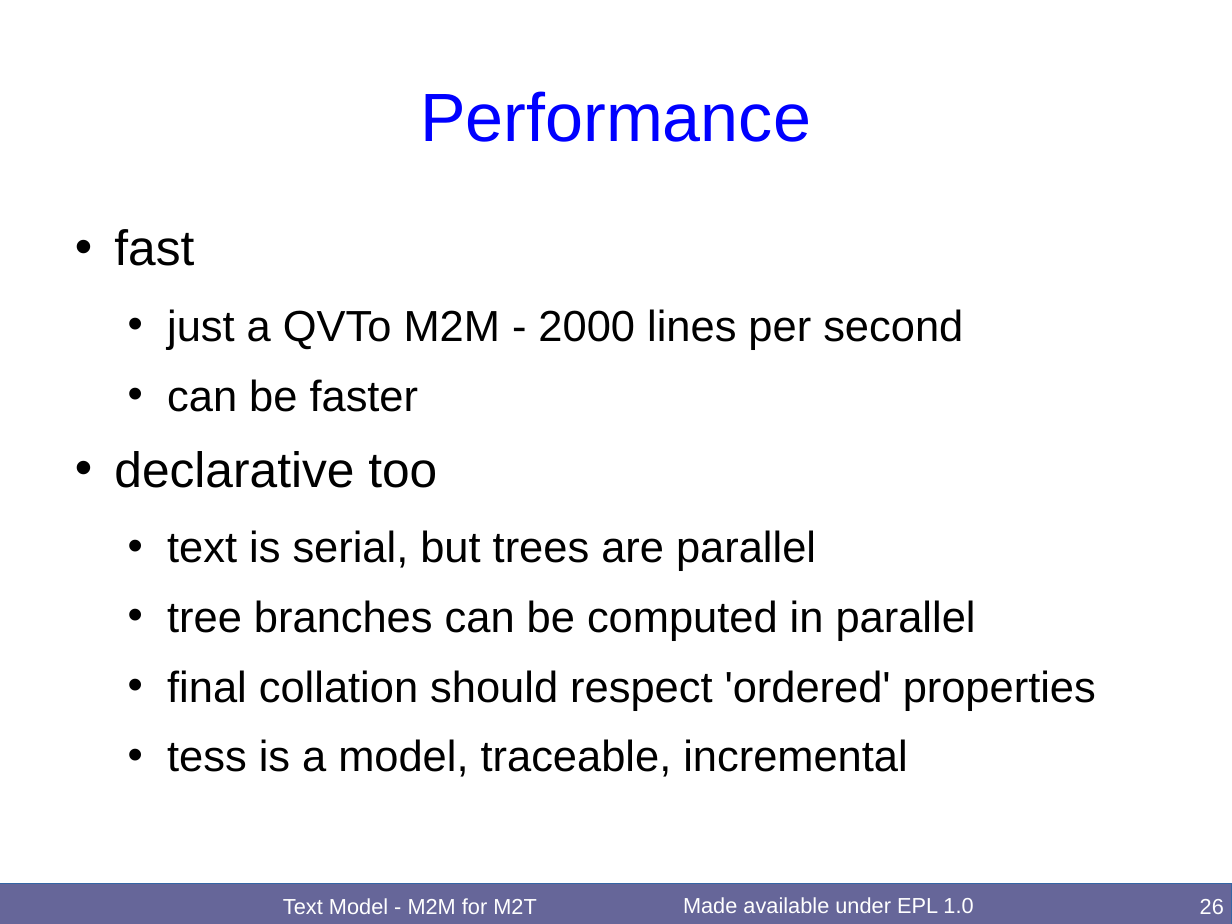
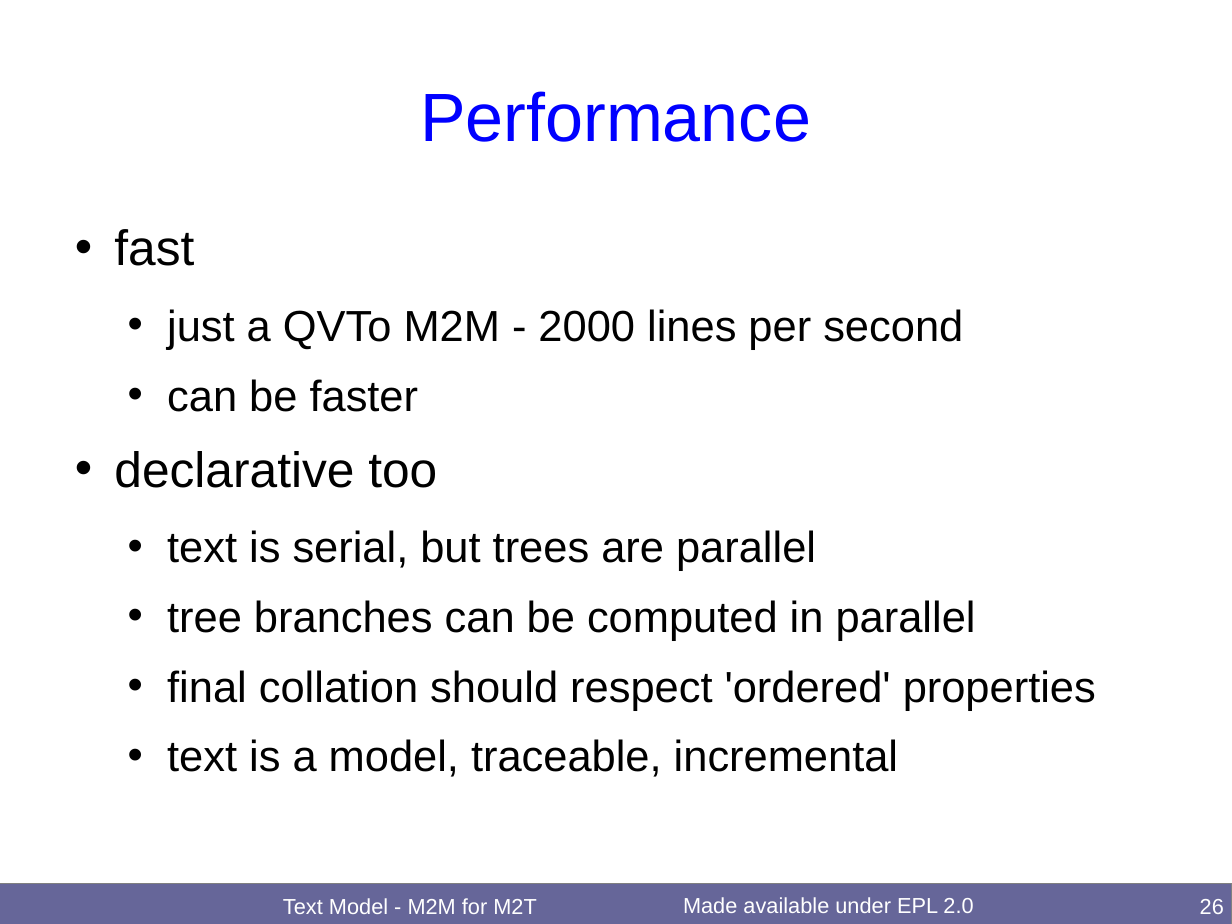
Before and after one commit to merks/mmt-website, a slide deck: slide 26 of qvt/docs/OCL2018TextM2M/TextM2M.odp. Drawn at 1232x924 pixels with LibreOffice and Linux fonts; fonts in the diff are those of the drawing. Boxes give left, top, right and bottom in pixels: in the first picture for what was removed or moved away, otherwise in the second. Text is boxed around its words. In the diff, an @@ line names an element or a change of style, - is before the commit and + after.

Commit message:
OCL2018 workshop Text Model - M2M for M2T actual slides

```diff
--- a/qvt/docs/OCL2018TextM2M/TextM2M.odp
+++ b/qvt/docs/OCL2018TextM2M/TextM2M.odp
@@ text at box(167, 739, 898, 777): text changed @@
-  • tess is a model, traceable, incremental
+  • text is a model, traceable, incremental
@@ rectangle at box(0, 884, 1232, 924): outline #3465A4 0 pt to #808080 0 pt @@
@@ text at box(683, 897, 973, 913): text changed @@
-Made available under EPL 1.0
+Made available under EPL 2.0
```
Also in this commit, not shown: 29 other slides changed.
